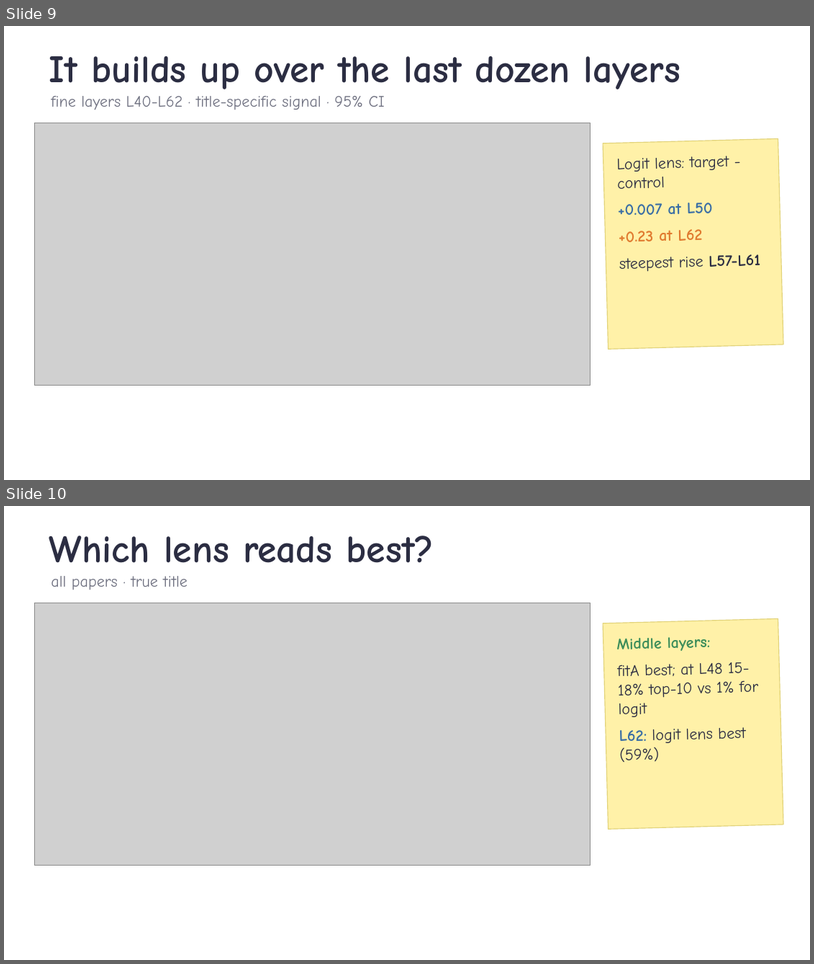
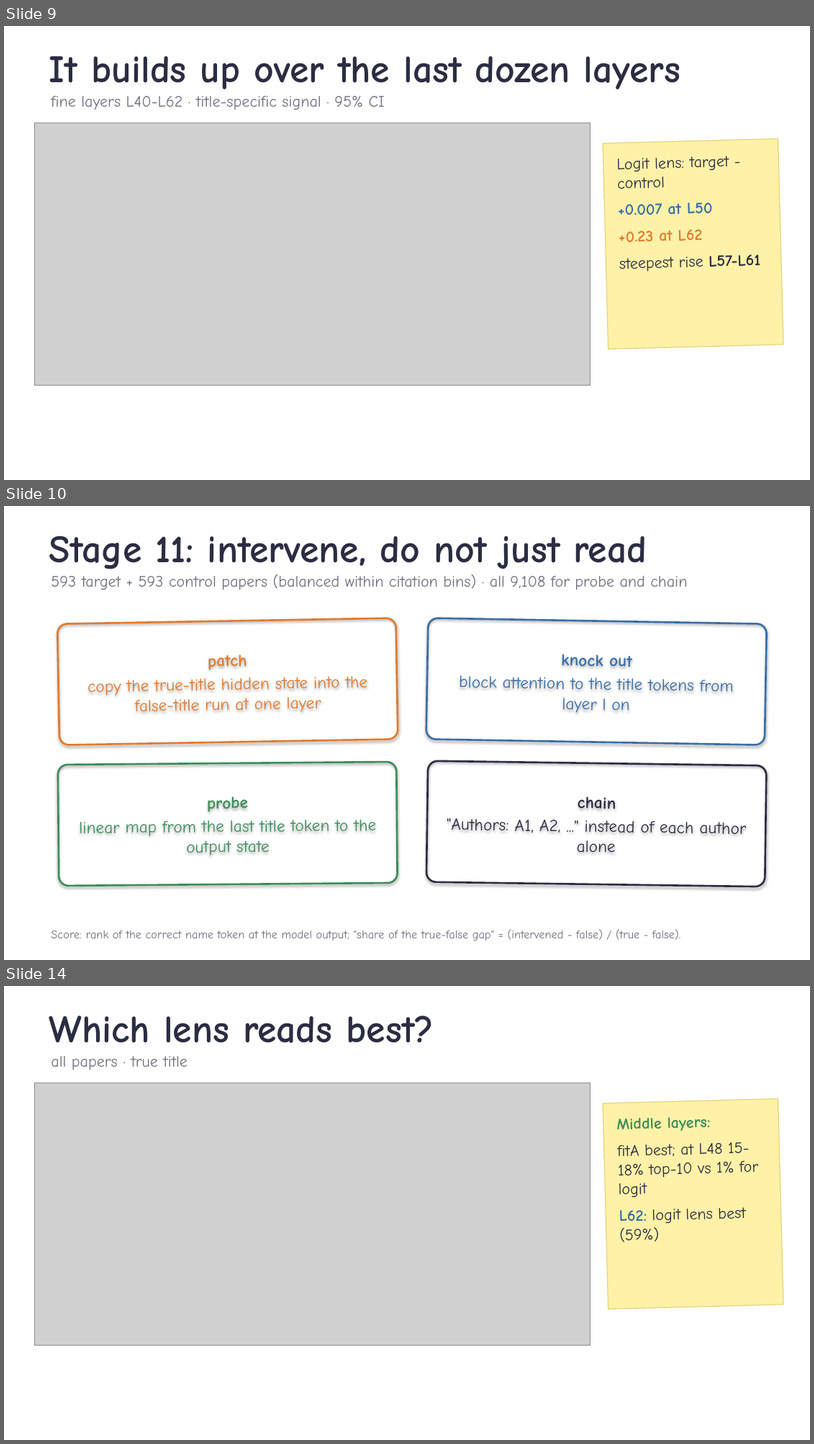
Before and after one commit to ZhiQ1/jlens-authorship-recall, a slide deck: experiment_files/351_stage10/reports/talk/Stage10_author_readout_talk.pptx. Shown one above the other, each under a label of ours: slides 9 and 10 before the commit, slides 9, 10 and 14 after it; the slides between them are not shown. The pictures are 814x964 and 814x1444 pixels, drawn with LibreOffice and Linux fonts; fonts in the diff are those of the drawing; grey boxes stand for pictures; background and template pictures are left out. Boxes give left, top, right and bottom in pixels: in the first picture for what was removed or moved away, otherwise in the second. Text is boxed around its words. In the diff, an @@ line names an element or a change of style, - is before the commit and + after.

Commit message:
Stage 11 results: patching, knockout, title-position probe, author chain; report and talk updated

```diff
--- a/experiment_files/351_stage10/reports/talk/Stage10_author_readout_talk.pptx
+++ b/experiment_files/351_stage10/reports/talk/Stage10_author_readout_talk.pptx
@@ slide 10 added at [4, 506, 810, 960], background picture (left out) @@
@@ text added at [49, 536, 648, 569], 46 pt, text #2B2D42, bold @@
+Stage 11: intervene, do not just read
@@ text added at [51, 574, 687, 590], 19 pt, text #6E7080 @@
+593 target + 593 control papers (balanced within citation bins) · all 9,108 for probe and chain
@@ rounded rectangle added at [57, 618, 399, 745], outline #E07A2F 2.25 pt, 20 pt, text #E07A2F @@
+patch
+copy the true-title hidden state into the false-title run at one layer
@@ rounded rectangle added at [427, 618, 767, 745], outline #3A6EA5 2.25 pt, 20 pt, text #3A6EA5 @@
+knock out
+block attention to the title tokens from layer l on
@@ rounded rectangle added at [58, 762, 398, 885], outline #3C8D5A 2.25 pt, 20 pt, text #3C8D5A @@
+probe
+linear map from the last title token to the output state
@@ rounded rectangle added at [427, 761, 767, 886], outline #2B2D42 2.25 pt, 20 pt, text #2B2D42 @@
+chain
+"Authors: A1, A2, ..." instead of each author alone
@@ text added at [51, 929, 681, 940], 14 pt, text #6E7080 @@
+Score: rank of the correct name token at the model output; "share of the true-false gap" = (intervened - false) / (true - false).
@@ what was slide 10 is now slide 14 @@
```
Also in this commit, not shown: 2 slides changed, 3 other slides added, 24 other files.
